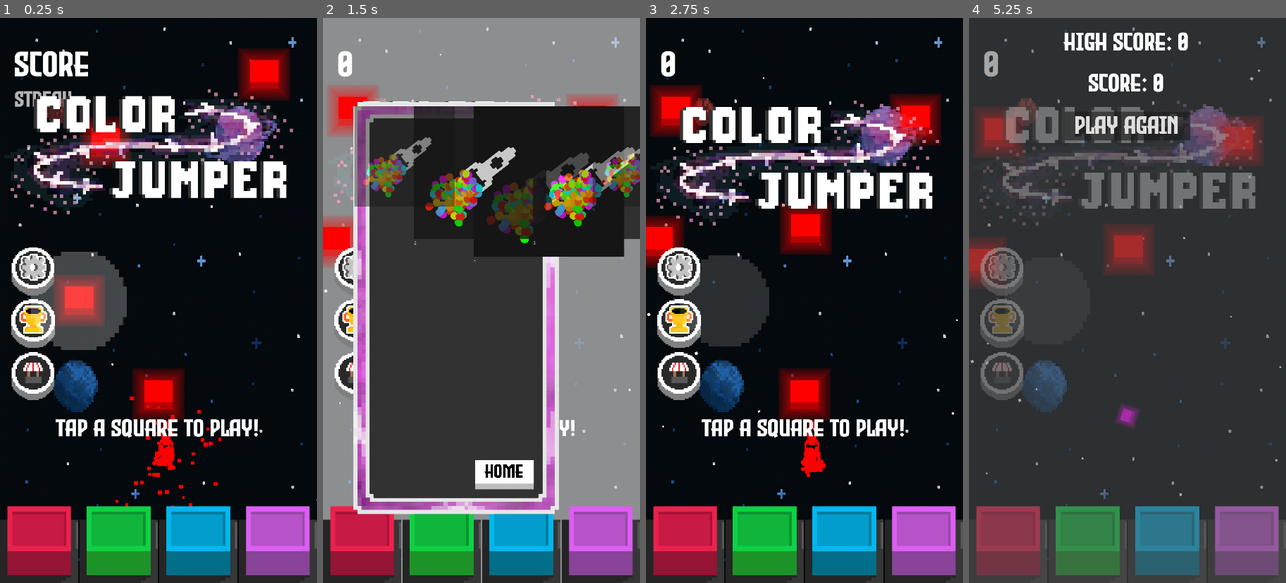
Above: before the commit, frames 1-4 (left to right).
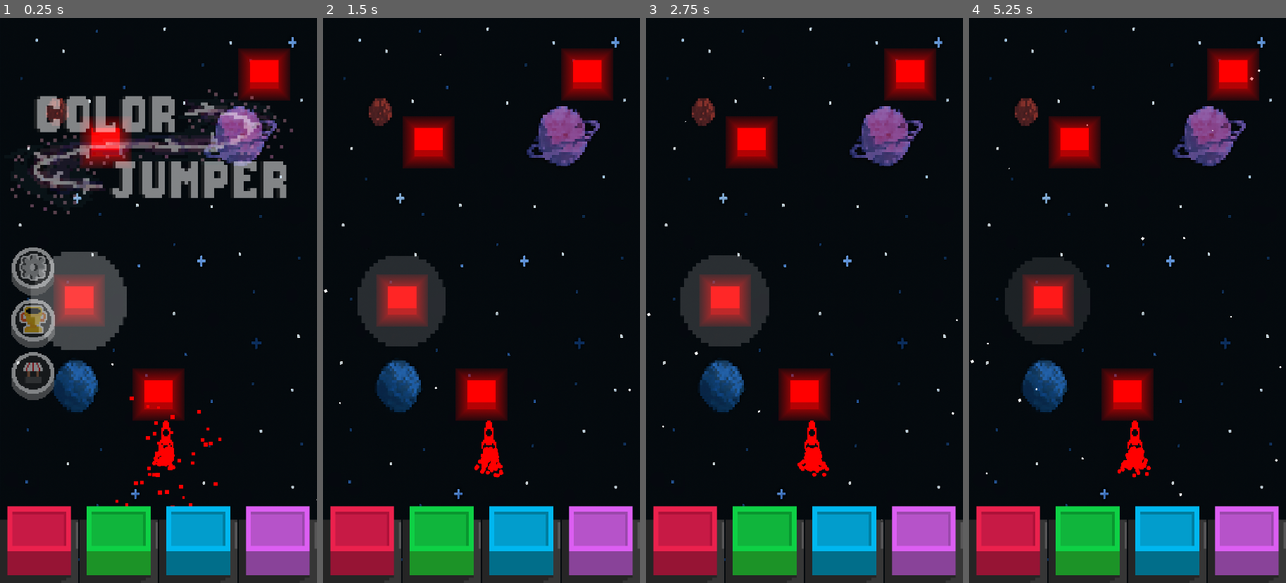
Above: after the commit, the same moments.

Repository: Xavier-Royer/Color-Jumper
Game: Godot game, scene res://Main.tscn
The game is run twice, just before and just after one commit, with the same random seed, the same clock (stepped at 60 frames per second) and the same inputs.
Inputs (mouse positions are in pixels of both pictures, inside the frame that each line leads up to):
- Up to frame 1 (0.25 s): no input
- Up to frame 2 (1.5 s): click (354, 373) at 0.52 s; click (529, 475) at 1.27 s
- Up to frame 3 (2.75 s): click (684, 543) at 2.02 s
- Up to frame 4 (5.25 s): click (1168, 543) at 2.77 s; click (1086, 543) at 3.52 s; click (1247, 543) at 4.27 s; click (1003, 323) at 5.02 s

The runs differ from the first frame. In frame 1, 11% of the frame differs, in the area x 3-93%, y 5-75%; in frame 2, 76%; in frame 3, 21%; in frame 4, 97%, in the area x 0-100%, y 0-100%.

Commit message:
tutorial update

Diff:
--- a/game_screen.gd
+++ b/game_screen.gd
@@ -83,6 +83,8 @@
 var tuturialTexts = []
 var tutorialChangeColor = false
 var tutorialStep = 0
+var buttonAnimationPlayed = false
+
 
 
 func _ready() -> void:
@@ -104,9 +106,8 @@
 
 	#rainbowTweenBar = create_tween()
 	#rainbowTweenParticles = create_tween()
-
 	if gameState != "TUTORIAL":
-		loadGame()
+		loadGame(false)
 	else:
 		loadTutorial()
 
@@ -115,7 +116,7 @@
 
 
 
-func loadGame():
+func loadGame(fromTutorial, tweenDistance = 0):
 	print(difficulty)
 	#resets everything
 	gameRunTime = 0
@@ -132,11 +133,12 @@
 	rainbowOver = true
 
 	#reset velocity and delete game screen objects
-	player.velocity = Vector2(0,0)
-	for i in movingObjects.get_children():
-		if i.name != "Player":
-			i.queue_free()
-	movingObjects.position.y = 0
+	if fromTutorial == false:
+		player.velocity = Vector2(0,0)
+		for i in movingObjects.get_children():
+			if i.name != "Player":
+				i.queue_free()
+		movingObjects.position.y = 0
 
 	#show the player
 	player.show()
@@ -145,14 +147,15 @@
 	changeColor("RED")
 	player.rotation =0
 
-
-	#generate first block which the layer is on
-	var block = blockScene.instantiate()
-	movingObjects.add_child(block)
-	block.position = Vector2(screen_size.x / 2,screen_size.y * (2.0/3.0))
-	block.setColor("RED")
-	block.number = blocksSpawned
-	blocksSpawned+=1
+	var block
+	if fromTutorial == false:
+		#generate first block which the layer is on
+		block = blockScene.instantiate()
+		movingObjects.add_child(block)
+		block.position = Vector2(screen_size.x / 2,screen_size.y * (2.0/3.0))
+		block.setColor("RED")
+		block.number = blocksSpawned
+		blocksSpawned+=1
 
 
 	#generates the rest of the starting blocks
@@ -161,14 +164,17 @@
 		block.number = blocksSpawned
 		movingObjects.add_child(block)
 		block.position = Vector2(randi_range(30,screen_size.x - 35),randi_range(-600,screen_size.y * (2.0/3.0) - 100))
+		if fromTutorial == true:
+			block.position.y += -tweenDistance - movingObjects.position.y - 50
 		#block.connect("invalidBlock",spawnBlock)
 		block.setColor("RED")
 		block.connect("blockMissed",gameOver)
 		lastBlockSpawned = block
 		blocksSpawned+=1
 
-	player.position = Vector2(screen_size.x / 2,screen_size.y * (21.0/30.0))
-	player.velocity = Vector2(0, -7000)
+	if fromTutorial == false:
+		player.position = Vector2(screen_size.x / 2,screen_size.y * (21.0/30.0))
+		player.velocity = Vector2(0, -7000)
 
 	lastBlockSpawned = null
 	streak = 0
@@ -219,6 +225,26 @@
 		player.modulate = Color(1,1,1)
 		$UI/RainbowScreenOverLay.show()
 		rainbowOver = false
+	if fromTutorial:
+		$UI/Streak.show()
+		$UI/Score.show()
+		#do stuff
+		$UI/TouchAnywhereText.show()
+		$UI/Logo.modulate.a = 1.0
+		$UI/Settings.modulate.a = 1.0
+		$UI/Settings.disabled = false
+		$UI/Leaderboard.modulate.a = 1.0
+		$UI/Leaderboard.disabled = false
+		$UI/Shop.modulate.a = 1.0
+		$UI/Shop.disabled = false
+		$UI/Settings.mouse_filter = 0 #Stop
+		$UI/Leaderboard.mouse_filter = 0 #Stop
+		$UI/Shop.mouse_filter = 0 #Stop
+		for c in $UI/ColorButtons.get_children():
+			c.disabled = false
+		#$GameOverScreen.hide()
+		#$GameScreen.show()
+		#$GameScreen.show()
 	gameState = "READY"
 
 func changeColor(newColor):
@@ -259,6 +285,9 @@
 
 	#play block animation
 	currentBlock = player.blockOn
+
+
+
 	currentBlock.blockCaught(direction,gameSpeed,player.blockPosition)
 	direction = Vector2(0,0)
 	#make rainbow happen
@@ -338,31 +367,50 @@
 		#score += round(  (100 /  (max(gameRunTime,0.2)- lastJumpStamp)) * max(streak,1) )
 		lastJumpStamp = gameRunTime
 
+	if player.blockOn.number == -100:
+		var tweenDistance = -player.blockOn.global_position.y + (screen_size.y * (2.0/3.0))
+		loadGame(true,tweenDistance)
+		var tween = create_tween()
+		tween.set_ease(Tween.EASE_IN)
+		tween.set_trans(Tween.TRANS_SINE)
+		tween.tween_property(movingObjects,"position",movingObjects.position + Vector2(0,tweenDistance),0.5)
+		tween.connect("finished", tutorialOver)
+
+		#Vector2(screen_size.x / 2,screen_size.y * (2.0/3.0))
 
 
 func _unhandled_input(event: InputEvent) -> void:
 	if event is InputEventMouseButton and event.pressed:
 		var mousePosition = get_viewport().get_mouse_position()
+
 		#ensure its not where the buttons are
 		#mouse position over buttons check shouldnt be needed anymore as now were using mouse emulation and passthrough fitlers
 		#hi dominic that is a pretty cool comment
 		if gameState == "TUTORIAL":
-			var blockPosition = tutorialBlockPositions[tutorialStep]
+			var blockPosition = tutorialBlockPositions[tutorialStep].global_position
 			if not tutorialChangeColor:
 				if (mousePosition.x < blockPosition.x + 80 and  mousePosition.x > blockPosition.x - 80) and (mousePosition.y < blockPosition.y + 80 and  mousePosition.y > blockPosition.y + -80):
 					tutorialStep+=1
-					if tutorialStep == 3:
-						$UI/ButtonPointer.show()
-						tutorialChangeColor  =true
-						var tween = create_tween()
-						$UI/ButtonPointer.position = Vector2(0,screen_size.y - $UI/ButtonPointer.size.y)
-						tween.set_ease(Tween.EASE_IN_OUT)
-						tween.set_trans(Tween.TRANS_SINE)
-						tween.tween_property($UI/ButtonPointer,"position",Vector2(screen_size.x,$UI/ButtonPointer.position.y),1.2)
-						tween.connect("finished",hoverButton)
-
 					if not tutorialStep > len(tutorialBlockPositions)-1:
-						$UI/Pointer.position = tutorialBlockPositions[tutorialStep] -Vector2(64,64)
+						if  tutorialBlockPositions[tutorialStep-1].blockColor != tutorialBlockPositions[tutorialStep].blockColor:
+							if not buttonAnimationPlayed:
+								buttonAnimationPlayed = true
+								tutorialChangeColor  =true
+								$UI/ButtonPointer.show()
+								var tween = create_tween()
+								$UI/ButtonPointer.position = Vector2(0,screen_size.y - $UI/ButtonPointer.size.y)
+								tween.set_ease(Tween.EASE_IN_OUT)
+								tween.set_trans(Tween.TRANS_SINE)
+								tween.tween_property($UI/ButtonPointer,"position",Vector2(screen_size.x,$UI/ButtonPointer.position.y),1.2)
+								tween.connect("finished",hoverButton.bind(tutorialBlockPositions[tutorialStep].blockColor))
+							else:
+								hoverButton(tutorialBlockPositions[tutorialStep].blockColor)
+							$UI/Pointer.global_position = tutorialBlockPositions[tutorialStep].global_position -Vector2(64,64)
+					else:
+						$UI/Pointer.hide()
+
+						#Transition to the real game
+
 					#jump
 					var playerPosition  = player.get_global_position()
 					direction = mousePosition-playerPosition
@@ -377,7 +425,7 @@
 			else:
 				pass
 
-		elif mousePosition.y < $UI/ColorButtons.position.y and gameState != "OVER":
+		elif mousePosition.y < ($UI/ColorButtons.position.y+movingObjects.position.y) and gameState != "OVER":
 			#if player.velocity == Vector2(0,0):
 			if currentBlock != null:
 				#Begin game if in ready position
@@ -390,18 +438,8 @@
 					gameSpeed = baseGameSpeed
 
 					#hide all the start screen buttons
-					$UI/TouchAnywhereText.hide()
-					var tween = create_tween().set_parallel(true)
-					tween.tween_property($UI/Logo, "modulate:a", 0.0, 0.5)
-					$UI/Settings.disabled = true
-					$UI/Leaderboard.disabled = true
-					$UI/Shop.disabled = true
-					$UI/Settings.mouse_filter = 1 #Passthrough
-					$UI/Leaderboard.mouse_filter = 1 #Passthrough
-					$UI/Shop.mouse_filter = 1 #Passthrough
-					tween.tween_property($UI/Settings, "modulate:a", 0.0, 0.5)
-					tween.tween_property($UI/Leaderboard, "modulate:a", 0.0, 0.5)
-					tween.tween_property($UI/Shop, "modulate:a", 0.0, 0.5)
+					fadeOutButtons()
+
 
 
 				#update direction vector of the player
@@ -416,7 +454,9 @@
 				#Change direction of the player to look at mouse
 				player.look_at(mousePosition)
 				player.rotation += deg_to_rad(90)
-
+		else:
+			print(mousePosition.y)
+			print($UI/ColorButtons.position.y)
 
 func _process(delta: float) -> void:
 
@@ -443,11 +483,9 @@
 		if player.velocity != Vector2.ZERO:
 
 			movingObjects.position.y += delta*gameSpeed
-			for i in range(len(tutorialBlockPositions)):
-				tutorialBlockPositions[i].y +=delta*gameSpeed
-			print(tutorialBlockPositions)
 			if not tutorialStep > len(tutorialBlockPositions)-1:
-				$UI/Pointer.position = tutorialBlockPositions[tutorialStep] - Vector2(64,64)
+				$UI/Pointer.position = tutorialBlockPositions[tutorialStep].global_position - Vector2(64,64)
+
 
 #nice function
 func comma_format(num_str: String) -> String:
@@ -685,6 +723,10 @@
 
 func loadTutorial():
 	#reset player
+	fadeOutButtons()
+	$UI/Streak.hide()
+	$UI/Score.hide()
+	buttonAnimationPlayed = false
 	gameRunTime = 0
 	player.reset()
 	$RainbowTimer.stop()
@@ -720,46 +762,48 @@
 	block = blockScene.instantiate()
 	movingObjects.add_child(block)
 	block.position = Vector2(screen_size.x / 4.0,screen_size.y * (5.00/10.0))
-	tutorialBlockPositions.append(block.position)
+	tutorialBlockPositions.append(block)
 	block.setColor("RED")
 
 	block = blockScene.instantiate()
 	movingObjects.add_child(block)
 	block.position = Vector2(screen_size.x * (2.0/6.0),screen_size.y * (2.2/10.0))
-	tutorialBlockPositions.append(block.position)
+	tutorialBlockPositions.append(block)
 	block.setColor("RED")
 
 	block = blockScene.instantiate()
 	movingObjects.add_child(block)
 	block.position = Vector2(screen_size.x * (5.0/6.0),screen_size.y * (1.0/10.0))
-	tutorialBlockPositions.append(block.position)
+	tutorialBlockPositions.append(block)
 	block.setColor("RED")
 
 	block = blockScene.instantiate()
 	movingObjects.add_child(block)
 	block.position = Vector2(screen_size.x * (4.0/6.0),screen_size.y * (-.17))
-	tutorialBlockPositions.append(block.position)
+	tutorialBlockPositions.append(block)
 	block.setColor("GREEN")
 
 	block = blockScene.instantiate()
 	movingObjects.add_child(block)
 	block.position = Vector2(screen_size.x * (3.0/6.0),screen_size.y * (-.3))
-	tutorialBlockPositions.append(block.position)
+	tutorialBlockPositions.append(block)
 	block.setColor("GREEN")
 
 	block = blockScene.instantiate()
 	movingObjects.add_child(block)
 	block.position = Vector2(screen_size.x * (3.0/6.0),screen_size.y * (-.6))
-	tutorialBlockPositions.append(block.position)
-	block.setColor("BLUE")
+	tutorialBlockPositions.append(block)
+	block.number = -100
+	block.setColor("RED")
 
 	for i in $UI/ColorButtons.get_children():
 		i.disabled = true
 
 	player.position = Vector2(screen_size.x / 2,screen_size.y * (21.0/30.0))
 	player.velocity = Vector2(0, -7000)
-	$UI/Pointer.position = tutorialBlockPositions[tutorialStep] -Vector2(64,64)
+	$UI/Pointer.position = tutorialBlockPositions[tutorialStep].global_position -Vector2(64,64)
 	$UI/PointerAnimation.play("Hover")
+
 
 
 
@@ -767,11 +811,33 @@
 	#$UI/ColorRect
 	#$UI/ButtonAnimation.play("TraverseButtons")
 
-func hoverButton():
+func hoverButton(nextBlockColor):
+	var i = colorToNumber[nextBlockColor]
 	#for i in $UI/ColorButtons.get_children():
 		#i.disabled = false
-	$UI/ColorButtons/GREEN.disabled = false
-	$UI/ButtonPointer.size.x = screen_size.x/4
+	$UI/ButtonPointer.show()
+	var button = $UI/ColorButtons.get_child(i-1)
+	button.disabled = false
+	$UI/ButtonPointer.size.x = (screen_size.x/4)
 	$UI/ButtonPointer.pivot_offset.x = $UI/ButtonPointer.size.x/2
-	$UI/ButtonPointer.position = Vector2($UI/ColorButtons.size.x*.25,screen_size.y - $UI/ButtonPointer.size.y)
+	$UI/ButtonPointer.position = Vector2( ($UI/ColorButtons.size.x*.25) * (i-1),screen_size.y - $UI/ButtonPointer.size.y)
 	$UI/ButtonAnimation.play("Hover")
+
+
+func fadeOutButtons():
+	$UI/TouchAnywhereText.hide()
+	var tween = create_tween().set_parallel(true)
+	tween.tween_property($UI/Logo, "modulate:a", 0.0, 0.5)
+	$UI/Settings.disabled = true
+	$UI/Leaderboard.disabled = true
+	$UI/Shop.disabled = true
+	$UI/Settings.mouse_filter = 1 #Passthrough
+	$UI/Leaderboard.mouse_filter = 1 #Passthrough
+	$UI/Shop.mouse_filter = 1 #Passthrough
+	tween.tween_property($UI/Settings, "modulate:a", 0.0, 0.5)
+	tween.tween_property($UI/Leaderboard, "modulate:a", 0.0, 0.5)
+	tween.tween_property($UI/Shop, "modulate:a", 0.0, 0.5)
+
+func tutorialOver():
+	gameState = "READY"
+	currentBlock = player.blockOn
--- a/rainbow_screen_over_lay.gd
+++ b/rainbow_screen_over_lay.gd
@@ -45,7 +45,8 @@
 	#get_parent().get_node("FlashScreen").show()
 	#get_parent().get_node("FlashScreen").modulate = Color(blockColor.r,blockColor.g,blockColor.b,0.5)
 #	get_parent().get_node("FlashScreen").modulate.a = 1
-	previousTween.stop()
+	if previousTween != null:
+		previousTween.stop()
 	rainbowGoing = false
 	self.modulate = Color(blockColor.r,blockColor.g,blockColor.b,0.3)
 	$FlashTimer.start(.12)
--- a/screen_manager.gd
+++ b/screen_manager.gd
@@ -55,7 +55,7 @@
 #when play pressed load in new game
 func _on_play_pressed() -> void:
 	#on play press reset everything
-	$GameScreen.loadGame()
+	$GameScreen.loadGame(false)
 	$GameScreen/UI/TouchAnywhereText.show()
 	$GameScreen/UI/Logo.modulate.a = 1.0
 	$GameScreen/UI/Settings.modulate.a = 1.0
